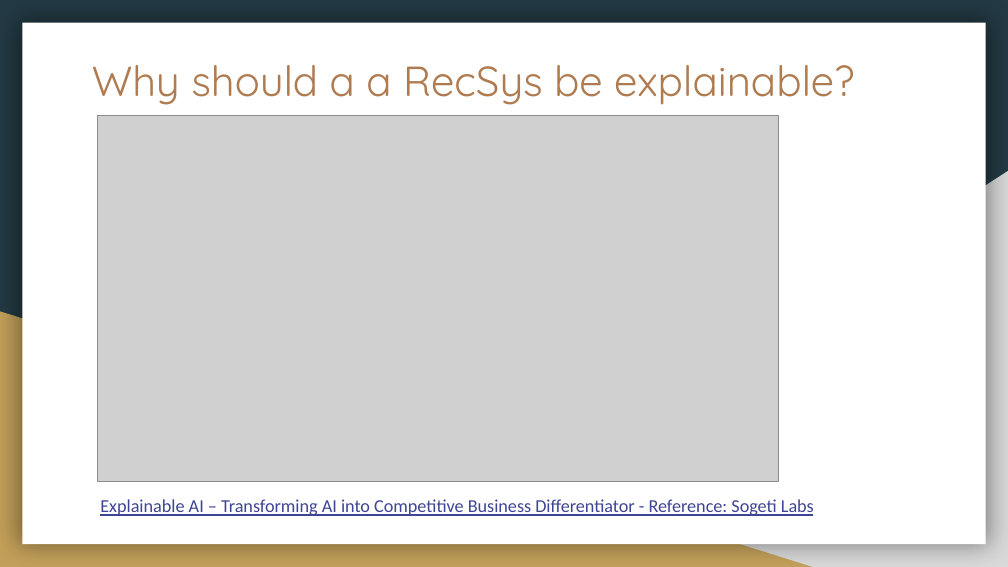
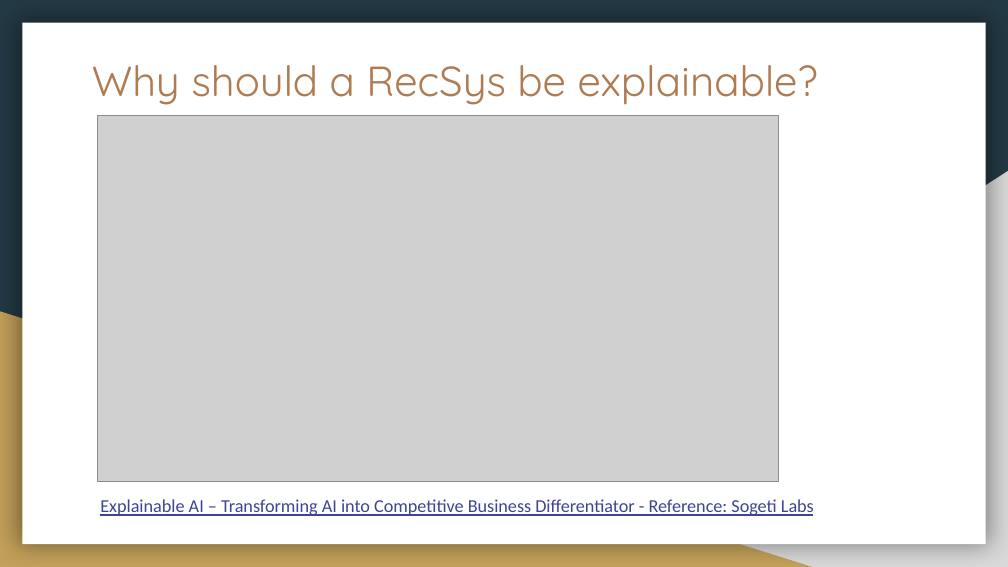
Before and after one commit to aidowu1/Hands-on-Intro-to-building-Explainability-for-RecSys, a slide deck: slide 12 of Presentation/Hands-on Intro to developing Explainability for Recommendation Systems.pptx (slide 11 before the commit). Drawn at 1008x567 pixels with LibreOffice and Linux fonts; fonts in the diff are those of the drawing; grey boxes stand for pictures. Boxes give left, top, right and bottom in pixels: in the first picture for what was removed or moved away, otherwise in the second. Text is boxed around its words. In the diff, an @@ line names an element or a change of style, - is before the commit and + after.

```diff
--- a/Presentation/Hands-on Intro to developing Explainability for Recommendation Systems.pptx
+++ b/Presentation/Hands-on Intro to developing Explainability for Recommendation Systems.pptx
@@ title at (x1=92, y1=65, x2=818, y2=105): text changed @@
-Why should a a RecSys be explainable?
+Why should a RecSys be explainable?
```
Also in this commit, not shown: 11 other slides changed, 5 slides added, 1 slide removed, 9 other files.
